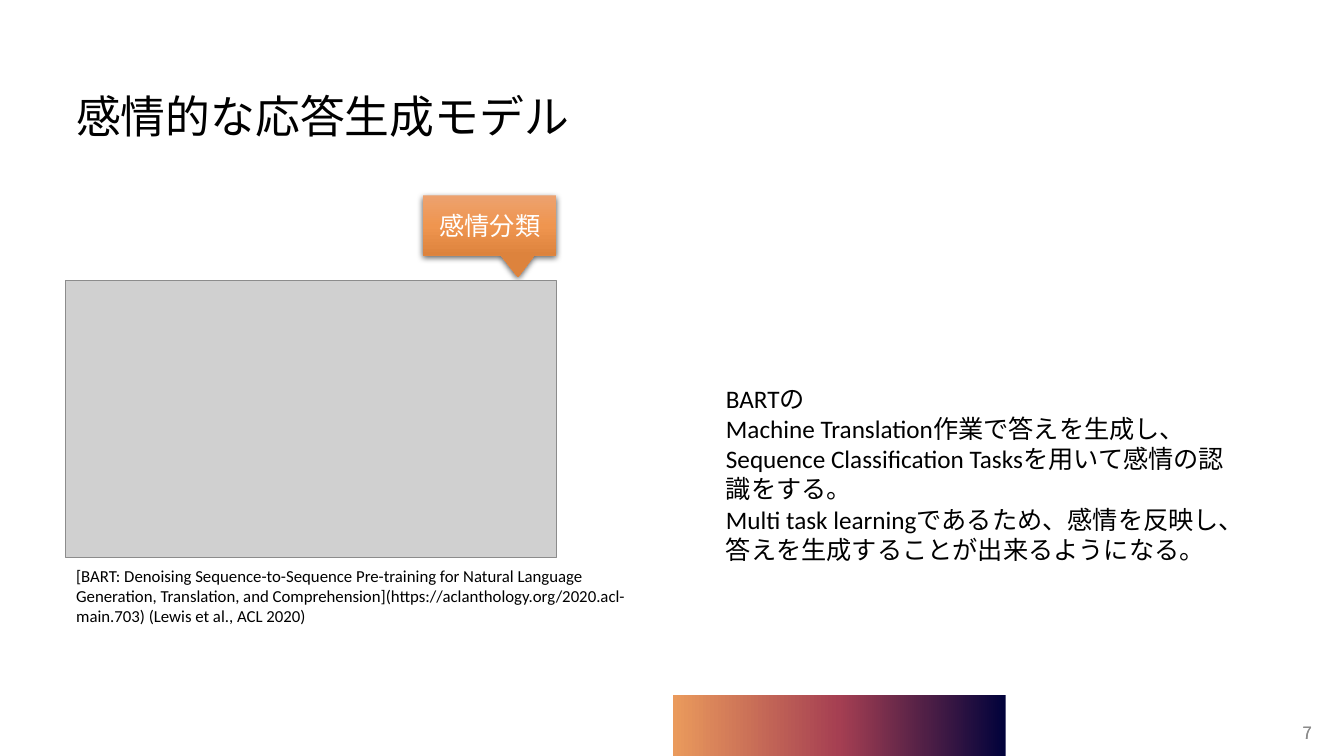
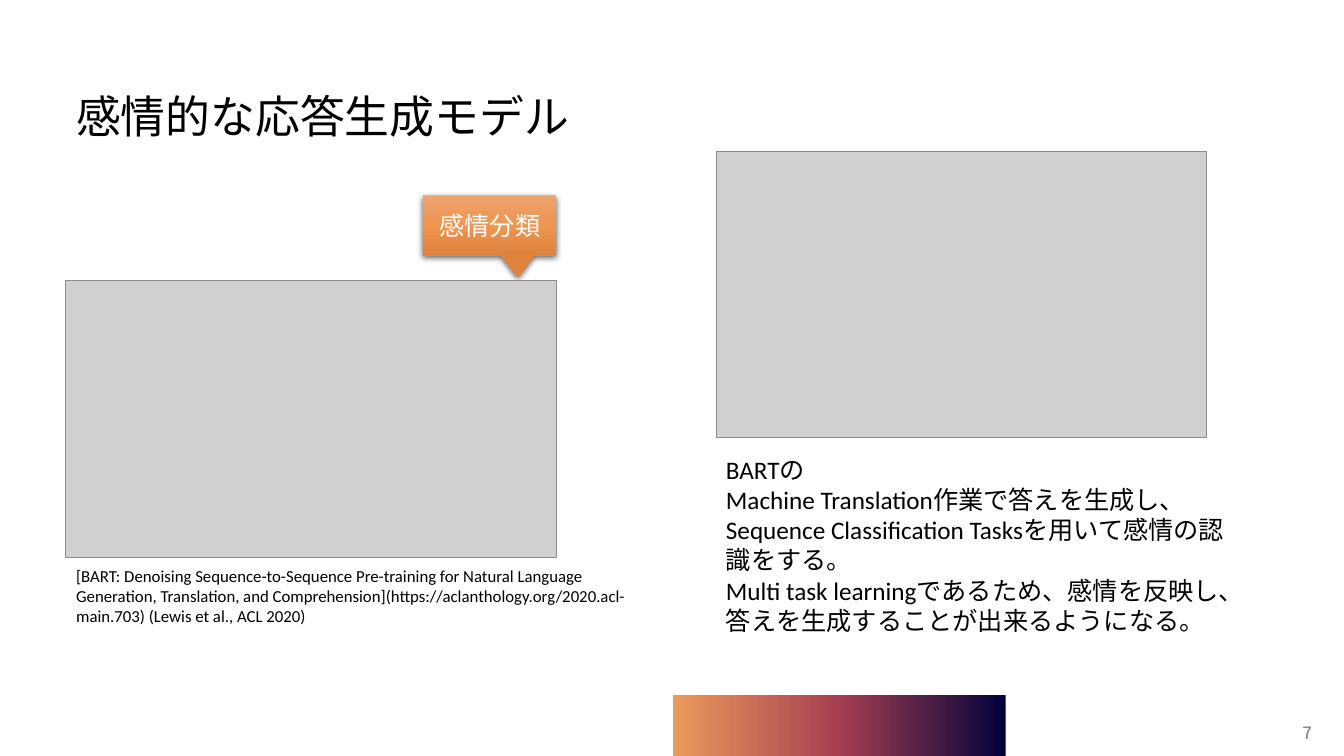
Before and after one commit to Sion1225/Study-Deeplearning-NLP, a slide deck: slide 7 of Presentation/感情認識に基づく対話システム.pptx. Drawn at 1344x756 pixels with LibreOffice and Linux fonts; fonts in the diff are those of the drawing; grey boxes stand for pictures. Boxes give left, top, right and bottom in pixels: in the first picture for what was removed or moved away, otherwise in the second. Text is boxed around its words. In the diff, an @@ line names an element or a change of style, - is before the commit and + after.

```diff
--- a/Presentation/感情認識に基づく対話システム.pptx
+++ b/Presentation/感情認識に基づく対話システム.pptx
@@ picture added at (x1=716, y1=151, x2=1207, y2=438) @@
@@ text "BARTの" moved from (x1=726, y1=390, x2=1244, y2=561) to (x1=726, y1=461, x2=1244, y2=632) @@
```
Also in this commit, not shown: 2 other slides changed.
